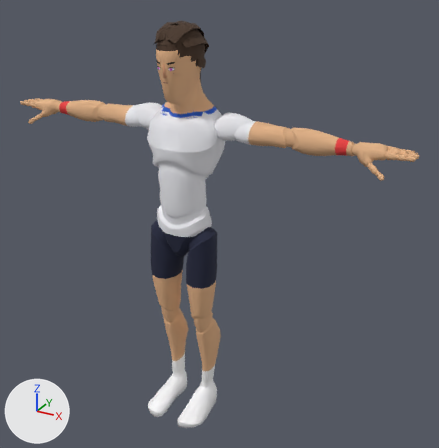
What one commit did to the glTF model sweetspot/models/players/p10.glb.
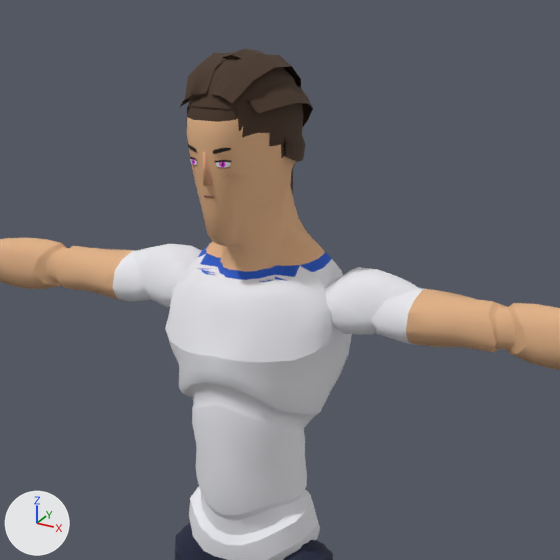
There are two pictures of each version: one whole from a 50 mm camera at (1.36, -2.15, 2.1) aimed at (0.14, 0.07, 0.99), one close up on the part from 18% to 71% of the width and 0% to 53% of the height. Lighting does not change. The marker at lower left points along +X, +Y and +Z. The older version's two pictures come first. Vertices at exactly the same position are counted once.

In view in the first close-up: 'Body', 'Face', 'Hair' and 1 more.
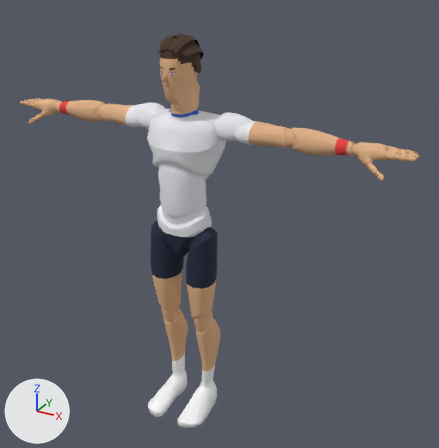
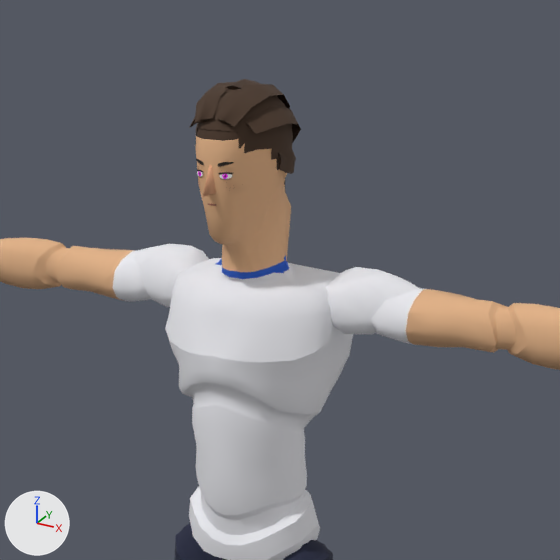
Where the change shows, as pixel boxes [x1, y1, x2, y2] in the close-ups (560 x 560 px; the box of a moved part takes in the faces that stretch with it):
'Body', reshaped: before [0, 98, 560, 560]; after [0, 122, 560, 560]
'Hair', reshaped: before [180, 48, 313, 194]; after [189, 79, 301, 184]
'Face', reshaped: before [188, 144, 231, 198]; after [196, 159, 233, 206]
part 1 of me_mannequin, moved or reshaped: before [145, 98, 379, 321]; after [145, 122, 379, 321]
part 2 of me_mannequin, surface changed: before [197, 159, 287, 281]; after [200, 159, 286, 288]
part 4 of me_hair, moved or reshaped (not visible afterwards): before [290, 169, 293, 194]
part 5 of me_hair, rebuilt (16% narrower, 23% shorter): before [187, 59, 303, 169]; after [196, 89, 293, 173]
part 6 of me_hair, rebuilt (17% narrower, 12% shorter): before [185, 52, 301, 103]; after [194, 82, 290, 127]
part 7 of me_hair, rebuilt: before [222, 48, 265, 60]; after [225, 79, 261, 90]
part 8 of me_hair, rebuilt: before [283, 132, 306, 162]; after [277, 148, 296, 174]
part 9 of me_hair, rebuilt (mostly hidden): before [180, 99, 190, 107]; after [189, 117, 196, 128]
part 10 of me_hair, rebuilt (15% narrower, 17% shorter): before [247, 82, 313, 128]; after [245, 105, 301, 143]

What the commit changed:
me_mannequin is used by ob_body; location (0.0, 0.0, 0.0).
me_mannequin had 7380 vertices, 14515 faces and spanned x -0.97..0.97, y -0.21..0.14, z 0.0..1.86.
me_mannequin now has 7378 vertices, 14511 faces and spans x -0.97..0.97, y -0.21..0.14, z 0.0..1.81.
me_mannequin part 1: 239 vertices moved from x -0.21..0.21, y -0.13..0.14, z 1.32..1.86 to x -0.21..0.21, y -0.11..0.14, z 1.33..1.81; 111 vertices removed from x -0.13..0.13, y -0.04..0.13, z 1.49..1.79; 109 vertices added at x -0.14..0.14, y -0.05..0.12, z 1.48..1.67.
me_mannequin part 2: 10 kept faces spanning x -0.09..0.09, y -0.03..0.08, z 1.48..1.72 get new texture (UV) coordinates.
me_face is used by ob_face; location (0.0, 0.0, 0.0).
me_face had 50 vertices, 64 faces and spanned x -0.0672..0.0672, y -0.1276..-0.0304, z 1.6106..1.7281.
me_face now has 48 vertices, 62 faces and spans x -0.0594..0.0594, y -0.1103..-0.0483, z 1.6059..1.7234.
me_face part 3: the whole mesh is rebuilt.
me_hair is used by ob_hair; location (0.0, 0.0, 0.0).
me_hair had 534 vertices, 994 faces and spanned x -0.103..0.103, y -0.115..0.14, z 1.362..1.87.
me_hair now has 528 vertices, 982 faces and spans x -0.089..0.089, y -0.097..0.112, z 1.343..1.821.
me_hair part 4: the loose piece of 110 vertices spanning x -0.039..0.039, y 0.011..0.14, z 1.362..1.719 is moved by (0.0, -0.027, -0.019).
me_hair part 5: the loose piece of 215 vertices spanning x -0.085..0.085, y -0.115..0.123, z 1.66..1.86 is rebuilt with 209 vertices and now spans x -0.074..0.074, y -0.097..0.091, z 1.646..1.812.
me_hair part 6: the loose piece of 59 vertices spanning x -0.073..0.073, y -0.113..0.123, z 1.692..1.862 is rebuilt with 59 vertices and now spans x -0.062..0.062, y -0.097..0.092, z 1.672..1.815.
me_hair part 7: the loose piece of 30 vertices spanning x -0.029..0.029, y -0.035..0.135, z 1.692..1.87 is rebuilt with 30 vertices and now spans x -0.026..0.026, y -0.034..0.099, z 1.672..1.821.
me_hair part 8: the loose piece of 30 vertices spanning x 0.0..0.093, y -0.012..0.111, z 1.684..1.745 is rebuilt with 30 vertices and now spans x 0.0..0.081, y -0.015..0.084, z 1.665..1.718.
me_hair part 9: the loose piece of 30 vertices spanning x -0.103..0.0, y -0.081..0.118, z 1.692..1.826 is rebuilt with 30 vertices and now spans x -0.089..0.0, y -0.072..0.089, z 1.672..1.787.
me_hair part 10: the loose piece of 30 vertices spanning x 0.0..0.103, y -0.081..0.118, z 1.692..1.826 is rebuilt with 30 vertices and now spans x 0.0..0.089, y -0.072..0.089, z 1.672..1.787.
Other edits to the shape of me_hair do not show in these pictures.
